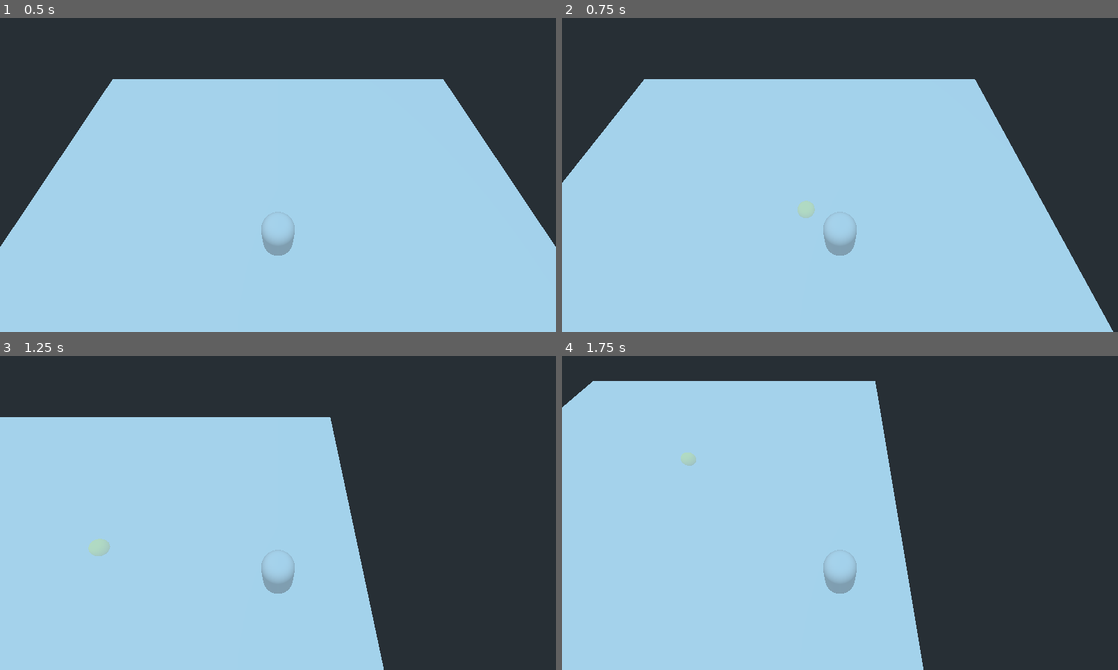
Above: before the commit, frames 1-4 (two rows, left to right).
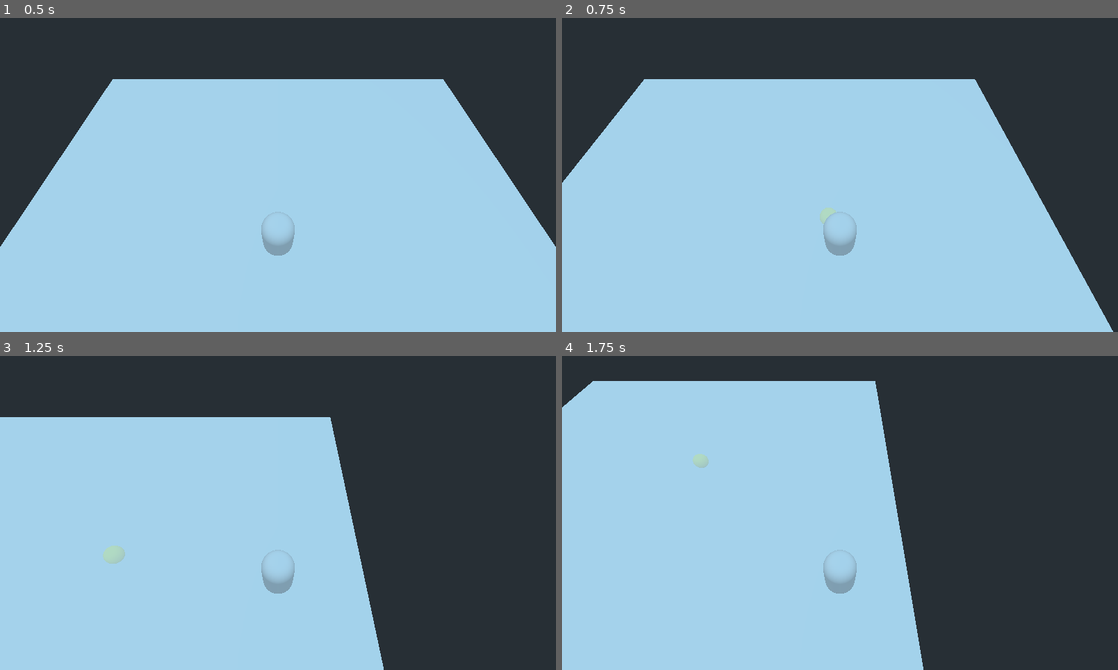
Above: after the commit, the same moments.

Repository: avinanick/WizardArenaGame
Game: Godot game, scene res://Arenas/ArenaGround.tscn
Two runs of this game, one before a commit and one after it. Both use one fixed random seed, a clock stepped at 60 frames per second and the inputs below. The project has no main scene, so this scene is started directly.
Inputs (mouse positions are in pixels of both pictures, inside the frame that each line leads up to):
- Up to frame 1 (0.5 s): no input
- Up to frame 2 (0.75 s): tap Enter at 0.5 s; move the mouse to (962, 153) at 0.52 s; hold D (move_right) from 0.53 s (still down); tap 1 (cast_spell_one) at 0.6 s
- Up to frame 3 (1.25 s): keep holding D (move_right)
- Up to frame 4 (1.75 s): move the mouse to (728, 522) at 1.27 s; release D (move_right) at 1.28 s; hold S (move_down) from 1.28 s (still down); tap 3 (cast_spell_three) at 1.35 s

Frame 1 is identical in both runs. In frame 2, 0.2% of the frame differs, in the area x 42-50%, y 58-66%; in frame 3, 0.3%, in the area x 15-23%, y 58-67%; in frame 4, 0.2%.

Commit message:
Fixed the spell script to accurately get the mouse position when casting a spell.

Diff:
--- a/Spells/Spell.gd
+++ b/Spells/Spell.gd
@@ -11,6 +11,8 @@
 var targeting_spell: bool = false
 var target: Vector2 = Vector2(0,0)
 
+var mouse_intersect: Vector3
+
 
 # Called when the node enters the scene tree for the first time.
 func _ready():
@@ -18,17 +20,6 @@
 	if not camera:
 		print("Error: no camera detected for spell casting!")
 	pass # Replace with function body.
-
-
-func physics_process(_delta):
-	if targeting_spell:
-		print("Targeting ", spell_name)
-		if not camera:
-			print("Error: no camera detected for spell casting!")
-		else:
-			var mouse_intersect: Vector3 = camera.project_ray_origin(get_viewport().get_mouse_position())
-			target = Vector2(mouse_intersect.z, mouse_intersect.y)
-			activate_spell()
 
 # Called every frame. 'delta' is the elapsed time since the previous frame.
 #func _process(delta):
@@ -49,12 +40,12 @@
 		spawn_location = Vector3(target.y, self.global_transform.origin.x, target.x)
 		if self.global_transform.origin.distance_to(spawn_location) > spell_range:
 			# Spawn the effect at the edge of max range if the mouse is outside that range
-			var target_direction = to_local(Vector3(target.y, self.global_transform.origin.x, target.x))
+			var target_direction = to_local(Vector3(target.y, self.global_transform.origin.y, target.x))
 			target_direction = target_direction.normalized() * spell_range
 			spawn_location = to_global(target_direction)
 	else:
 		# This should create the spell effect and launch it in the target direction
-		var target_direction = to_local(Vector3(target.y, self.global_transform.origin.x, target.x))
+		var target_direction = to_local(Vector3(target.y, self.global_transform.origin.y, target.x))
 		target_direction = target_direction.normalized() * 0.6
 		spawn_location = to_global(target_direction)
 		# This also needs to set the spell effect velocity here
@@ -70,6 +61,15 @@
 	if not camera:
 		print("Error: no camera detected for spell casting!")
 	else:
-		var mouse_intersect: Vector3 = camera.project_ray_origin(get_viewport().get_mouse_position())
-		target = Vector2(mouse_intersect.z, mouse_intersect.y)
+		#var mouse_intersect: Vector3 = camera.project_ray_origin(get_viewport().get_mouse_position())
+		#target = Vector2(mouse_intersect.z, mouse_intersect.y)
+		mouse_intersect = camera.project_ray_origin(get_viewport().get_mouse_position())
+		var position2D: Vector2 = get_viewport().get_mouse_position()
+		var dropPlane  = Plane(Vector3(0, 1, 0), 1)
+		var position3D = dropPlane.intersects_ray(
+                             camera.project_ray_origin(position2D),
+                             camera.project_ray_normal(position2D))
+		print(mouse_intersect)
+		print(position3D)
+		target = Vector2(position3D.z, position3D.x)
 		activate_spell()
